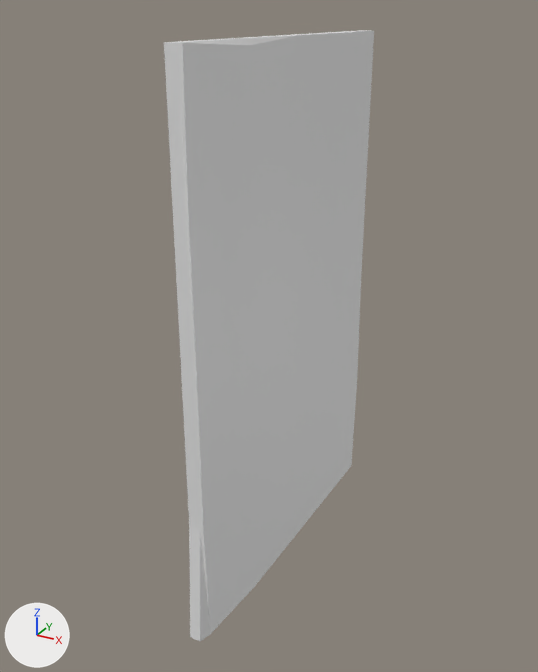
A saved change to the Blender file ast/models/props/note.blend.
Before and after are seen from a 50 mm camera at (1.18, -2.3, 1.08) aimed at (-0.05, -0.05, -0.04). The axes (+X, +Y, +Z) are drawn at lower left. The lights are the same throughout. The first picture is the older version.
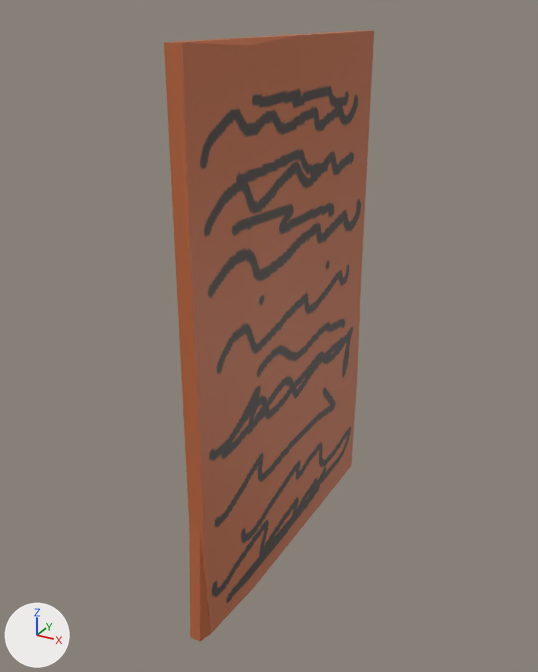
Patch to the scene script:
```diff
--- a/ast/models/props/note.blend.py
+++ b/ast/models/props/note.blend.py
@@ img_cube_base_color @@
+img_cube_base_color = load_image('Cube Base Color', 'textures/note.png', 1024, 1024, 'sRGB')
@@ mat_material_001 @@
+mat_material_001 = principled_material('Material.001')
+mat_material_001.texture = img_cube_base_color
@@ me_cube_001 @@
 me_cube_001.from_pydata(...)  # 98 vertices, 96 faces; spans x -0.1..0.1, y -0.67..0.67, z -1.0..1.0
+me_cube_001.materials.append(mat_material_001)  # picture img_cube_base_color
```

Where the change shows, as pixel boxes (x1, y1, x2, y2) in the pictures (538 x 672 px):
'Cube', recoloured (white to brown): (164, 30, 374, 641) in both
